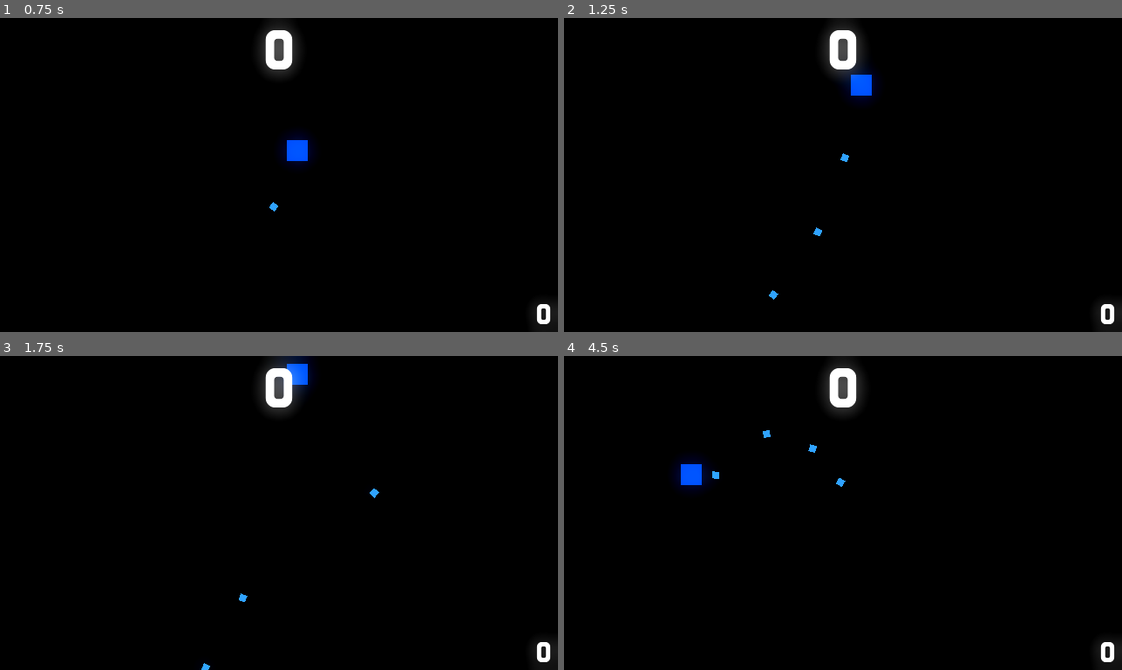
Above: before the commit, frames 1-4 (two rows, left to right).
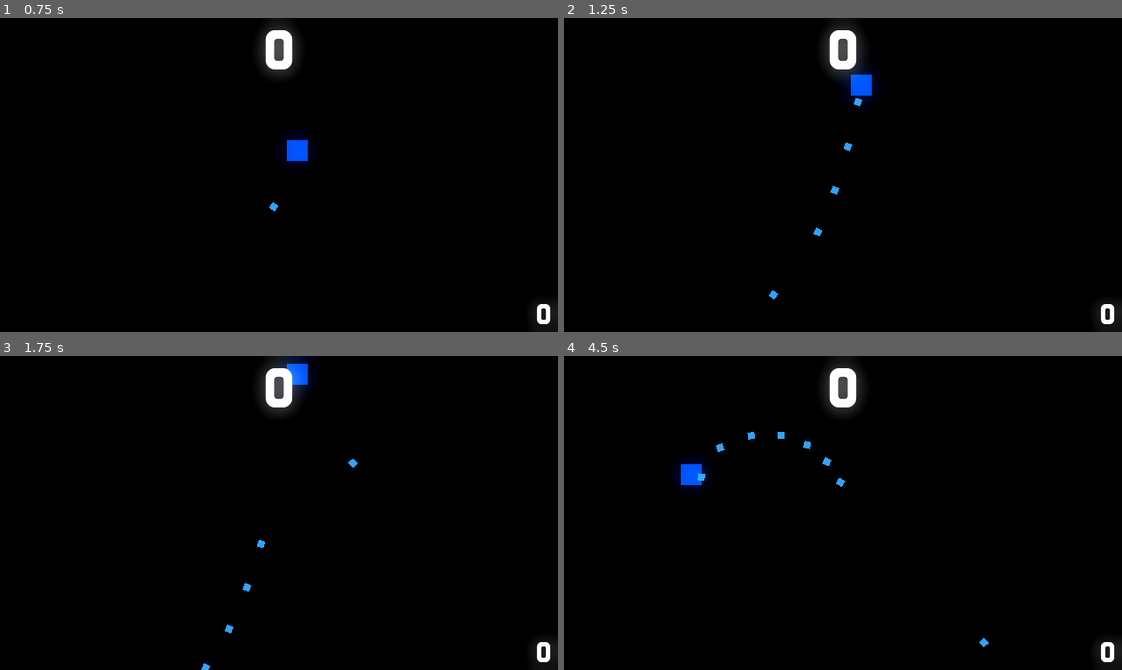
Above: after the commit, the same moments.

Repository: FranciscoBraga/godot_wave_shooter
Game: Godot game, scene res://Arena.tscn
Two runs of this game, one before a commit and one after it. Both use one fixed random seed, a clock stepped at 60 frames per second and the inputs below.
Inputs (mouse positions are in pixels of both pictures, inside the frame that each line leads up to):
- Up to frame 1 (0.75 s): tap Enter at 0.5 s; move the mouse to (251, 237) at 0.52 s; press the mouse at (251, 237) at 0.53 s; hold Up (cima) from 0.53 s (still down)
- Up to frame 2 (1.25 s): keep holding Up (cima)
- Up to frame 3 (1.75 s): keep holding Up (cima); move the mouse to (446, 560) at 1.27 s; release the mouse at (446, 560) at 1.28 s; click (446, 560) at 1.35 s
- Up to frame 4 (4.5 s): move the mouse to (675, 465) at 2.02 s; release Up (cima) at 2.03 s; press the mouse at (675, 465) at 2.03 s; hold Left (esquerda) 2.03-3.53 s; move the mouse to (870, 513) at 2.77 s; release the mouse at (870, 513) at 2.78 s; click (870, 513) at 2.85 s; move the mouse to (759, 434) at 3.52 s; press the mouse at (759, 434) at 3.53 s; hold Down (baixo) 3.53-4.28 s; move the mouse to (965, 497) at 4.27 s; release the mouse at (965, 497) at 4.28 s; hold Right (direita) from 4.28 s (still down); click (965, 497) at 4.35 s

Frame 1 is identical in both runs. In frame 2, 0.1% of the frame differs, in the area x 47-54%, y 25-57%; in frame 3, 0.2%; in frame 4, 0.3%, in the area x 23-77%, y 23-93%.

Commit message:
adicionando powers ups

Diff:
--- a/Arena.tscn
+++ b/Arena.tscn
@@ -6,7 +6,9 @@
 [ext_resource type="FontFile" uid="uid://dlnijan2ily6c" path="res://fonts/ROSEMERO.ttf" id="3_2v7qw"]
 [ext_resource type="PackedScene" uid="uid://43p1c42pt5p4" path="res://inimigo_2.tscn" id="3_u0nlt"]
 [ext_resource type="Script" path="res://script/pontos.gd" id="4_5q1gi"]
+[ext_resource type="PackedScene" uid="uid://djes0vvl2ghjw" path="res://poder_tempo_recarga.tscn" id="4_in6kn"]
 [ext_resource type="Script" path="res://script/camera.gd" id="5_0k8tg"]
+[ext_resource type="PackedScene" uid="uid://cv1kqlbnlgepp" path="res://poder_dano.tscn" id="5_0vx3y"]
 [ext_resource type="Script" path="res://script/record.gd" id="5_3ds7r"]
 
 [sub_resource type="Environment" id="Environment_iwdre"]
@@ -21,6 +23,7 @@
 [node name="Arena" type="Node2D"]
 script = ExtResource("1_bmwtd")
 inimigos = Array[PackedScene]([ExtResource("2_qesk0"), ExtResource("3_u0nlt")])
+poderes = Array[PackedScene]([ExtResource("4_in6kn"), ExtResource("5_0vx3y")])
 
 [node name="Jogador" parent="." instance=ExtResource("1_e83gs")]
 position = Vector2(341, 182)
@@ -33,6 +36,10 @@
 autostart = true
 
 [node name="timer_dificuldade" type="Timer" parent="."]
+autostart = true
+
+[node name="timer_spawn_poder" type="Timer" parent="."]
+wait_time = 10.0
 autostart = true
 
 [node name="UI" type="Node2D" parent="."]
@@ -77,4 +84,5 @@
 
 [connection signal="timeout" from="timer_spawn_inimigo" to="." method="_on_timer_spawn_inimigo_timeout"]
 [connection signal="timeout" from="timer_dificuldade" to="." method="_on_timer_dificuldade_timeout"]
+[connection signal="timeout" from="timer_spawn_poder" to="." method="_on_timer_spawn_poder_timeout"]
 [connection signal="timeout" from="camera/timer_camera" to="camera" method="_on_timer_camera_timeout"]
--- a/inimigo_1.tscn
+++ b/inimigo_1.tscn
@@ -4,6 +4,3 @@
 
 [node name="Inimigo_1" instance=ExtResource("1_jb13r")]
 modulate = Color(2.21401e-06, 0.460767, 0.496488, 1)
-
-[node name="col" parent="hitBox" index="0"]
-modulate = Color(1, 1, 1, 1)
--- a/jogador.tscn
+++ b/jogador.tscn
@@ -16,10 +16,15 @@
 wait_time = 0.2
 one_shot = true
 
-[node name="hitbox" type="Area2D" parent="."]
+[node name="tempo_recarga_cooldown" type="Timer" parent="."]
+wait_time = 3.0
+one_shot = true
+
+[node name="hitbox" type="Area2D" parent="." groups=["jogador"]]
 
 [node name="col" type="CollisionShape2D" parent="hitbox"]
 shape = SubResource("RectangleShape2D_3peas")
 
 [connection signal="timeout" from="tempo_recarga" to="." method="_on_tempo_recarga_timeout"]
+[connection signal="timeout" from="tempo_recarga_cooldown" to="." method="_on_tempo_recarga_cooldown_timeout"]
 [connection signal="area_entered" from="hitbox" to="." method="_on_hitbox_area_entered"]
--- /dev/null
+++ b/poder_dano.tscn
@@ -0,0 +1,8 @@
+[gd_scene load_steps=2 format=3 uid="uid://cv1kqlbnlgepp"]
+
+[ext_resource type="PackedScene" uid="uid://djes0vvl2ghjw" path="res://poder_tempo_recarga.tscn" id="1_rah8p"]
+
+[node name="poder_dano" instance=ExtResource("1_rah8p")]
+modulate = Color(0.96129, 0.000918527, 0.984944, 1)
+modificador_variavel_jogador = "dano"
+valor_variavel_jogador = 3.0
--- /dev/null
+++ b/poder_tempo_recarga.tscn
@@ -0,0 +1,66 @@
+[gd_scene load_steps=7 format=3 uid="uid://djes0vvl2ghjw"]
+
+[ext_resource type="Texture2D" uid="uid://w5n47sx1ky7c" path="res://anim/Square.png" id="1_fke4y"]
+[ext_resource type="Script" path="res://script/poder_basico.gd" id="2_o843r"]
+
+[sub_resource type="RectangleShape2D" id="RectangleShape2D_l4s81"]
+size = Vector2(15.5564, 15.5564)
+
+[sub_resource type="Animation" id="Animation_f1rxc"]
+resource_name = "aparecer"
+length = 0.7
+tracks/0/type = "value"
+tracks/0/imported = false
+tracks/0/enabled = true
+tracks/0/path = NodePath(".:scale")
+tracks/0/interp = 1
+tracks/0/loop_wrap = true
+tracks/0/keys = {
+"times": PackedFloat32Array(0, 0.3, 0.5, 0.7),
+"transitions": PackedFloat32Array(1, 1, 1, 1),
+"update": 0,
+"values": [Vector2(1e-05, 1e-05), Vector2(1, 1), Vector2(0.75, 0.75), Vector2(1, 1)]
+}
+
+[sub_resource type="Animation" id="Animation_afgnt"]
+length = 0.001
+tracks/0/type = "value"
+tracks/0/imported = false
+tracks/0/enabled = true
+tracks/0/path = NodePath(".:scale")
+tracks/0/interp = 1
+tracks/0/loop_wrap = true
+tracks/0/keys = {
+"times": PackedFloat32Array(0),
+"transitions": PackedFloat32Array(1),
+"update": 0,
+"values": [Vector2(1e-05, 1e-05)]
+}
+
+[sub_resource type="AnimationLibrary" id="AnimationLibrary_jv55k"]
+_data = {
+"RESET": SubResource("Animation_afgnt"),
+"aparecer": SubResource("Animation_f1rxc")
+}
+
+[node name="poder_tempo_recarga" type="Sprite2D"]
+modulate = Color(0, 0.729412, 0.137255, 1)
+rotation = 0.785398
+scale = Vector2(1e-05, 1e-05)
+texture = ExtResource("1_fke4y")
+script = ExtResource("2_o843r")
+modificador_variavel_jogador = "tempo_recarga"
+valor_variavel_jogador = 0.01
+
+[node name="hitbox" type="Area2D" parent="."]
+
+[node name="col" type="CollisionShape2D" parent="hitbox"]
+shape = SubResource("RectangleShape2D_l4s81")
+
+[node name="anim" type="AnimationPlayer" parent="."]
+libraries = {
+"": SubResource("AnimationLibrary_jv55k")
+}
+autoplay = "aparecer"
+
+[connection signal="area_entered" from="hitbox" to="." method="_on_hitbox_area_entered"]
--- a/script/Base_Inimigo.gd
+++ b/script/Base_Inimigo.gd
@@ -1,6 +1,6 @@
 extends Sprite2D
 
-@export var  velocidade: int = 75
+@export var velocidade: int = 75
 
 var mov = Vector2.ZERO
 
@@ -41,7 +41,7 @@
 		area.get_parent().queue_free()
 		mov = -mov * recuo
 		atordoado = true
-		hp -= 1
+		hp -= area.get_parent().dano
 		$timer_recuo.start()
 
 func _on_timer_recuo_timeout() -> void:
--- a/script/arena.gd
+++ b/script/arena.gd
@@ -1,6 +1,8 @@
 extends Node2D
 
 @export var inimigos: Array[PackedScene]
+
+@export var poderes: Array[PackedScene]
 
 # Called when the node enters the scene tree for the first time.
 func _ready() -> void:
@@ -25,3 +27,10 @@
 func _on_timer_dificuldade_timeout() -> void:
 	if $timer_spawn_inimigo.wait_time > 0.50:
 		$timer_spawn_inimigo.wait_time -= 0.025
+
+
+func _on_timer_spawn_poder_timeout() -> void:
+	var posicao_poderes = Vector2(randi_range(0,650),randi_range(-90,340))
+
+	var numero_poderes = round(randi_range(0,inimigos.size() -1))
+	Global.instance_node(poderes[numero_poderes],posicao_poderes,self)
--- a/script/camera.gd
+++ b/script/camera.gd
@@ -26,6 +26,5 @@
 	$timer_camera.start()
 	iniciar_tremor_camera = true
 
-
 func _on_timer_camera_timeout() -> void:
 	iniciar_tremor_camera = false
--- a/script/jogador.gd
+++ b/script/jogador.gd
@@ -6,12 +6,17 @@
 var projetil = preload("res://script/projetil.tscn")
 
 var recarregado = true
+var tempo_recarga = 0.1
+var padrao_tempo_recarga = tempo_recarga
+var dano = 1
+var dano_padrao = dano
+
+var reset_poder = []
 
 var morto = false
 
 func _ready() -> void:
 	Global.jogador = self
-
 
 func _enter_tree() -> void:
 	Global.jogador = null
@@ -26,15 +31,15 @@
 	if morto == false:
 		global_position += velocidade * mov * delta
 
-
-
 	if Input.is_action_pressed("atirar") and Global.criacao_no_pai != null  and  recarregado and morto == false:
-		Global.instance_node(projetil,global_position, Global.criacao_no_pai)
+		var instacia_projetil = Global.instance_node(projetil,global_position, Global.criacao_no_pai)
+		instacia_projetil.dano = dano
 		recarregado = false
 		$tempo_recarga.start()
 
 func _on_tempo_recarga_timeout() -> void:
 	recarregado = true
+	$tempo_recarga.wait_time = tempo_recarga
 
 func _on_hitbox_area_entered(area: Area2D) -> void:
 	if area.is_in_group("inimigo"):
@@ -42,3 +47,11 @@
 		morto = true
 		await get_tree().create_timer(1).timeout
 		get_tree().reload_current_scene()
+
+func _on_tempo_recarga_cooldown_timeout() -> void:
+	if reset_poder.find("tempo_recarga") != null:
+		tempo_recarga = padrao_tempo_recarga
+		reset_poder.erase("tempo_recarga")
+	if reset_poder.find("dano") != null:
+		tempo_recarga = padrao_tempo_recarga
+		reset_poder.erase("dano")
--- /dev/null
+++ b/script/poder_basico.gd
@@ -0,0 +1,14 @@
+extends Sprite2D
+
+@export var modificador_variavel_jogador: String
+@export var valor_variavel_jogador: float
+
+@export var tempo_recarga_poder: float = 2
+
+func _on_hitbox_area_entered(area: Area2D) -> void:
+	if area.is_in_group("jogador"):
+		area.get_parent().set(modificador_variavel_jogador,valor_variavel_jogador)
+		area.get_parent().get_node("tempo_recarga_cooldown").wait_time = tempo_recarga_poder
+		area.get_parent().get_node("tempo_recarga_cooldown").start()
+		area.get_parent().reset_poder.append(name)
+		queue_free()
--- a/script/projetil.gd
+++ b/script/projetil.gd
@@ -4,7 +4,7 @@
 var velocidade = 250
 var dir_unica = true
 
-
+var dano
 # Called when the node enters the scene tree for the first time.
 func _ready() -> void:
 	pass # Replace with function body.
Not shown: 1 places in Arena.tscn that only renumber resources
